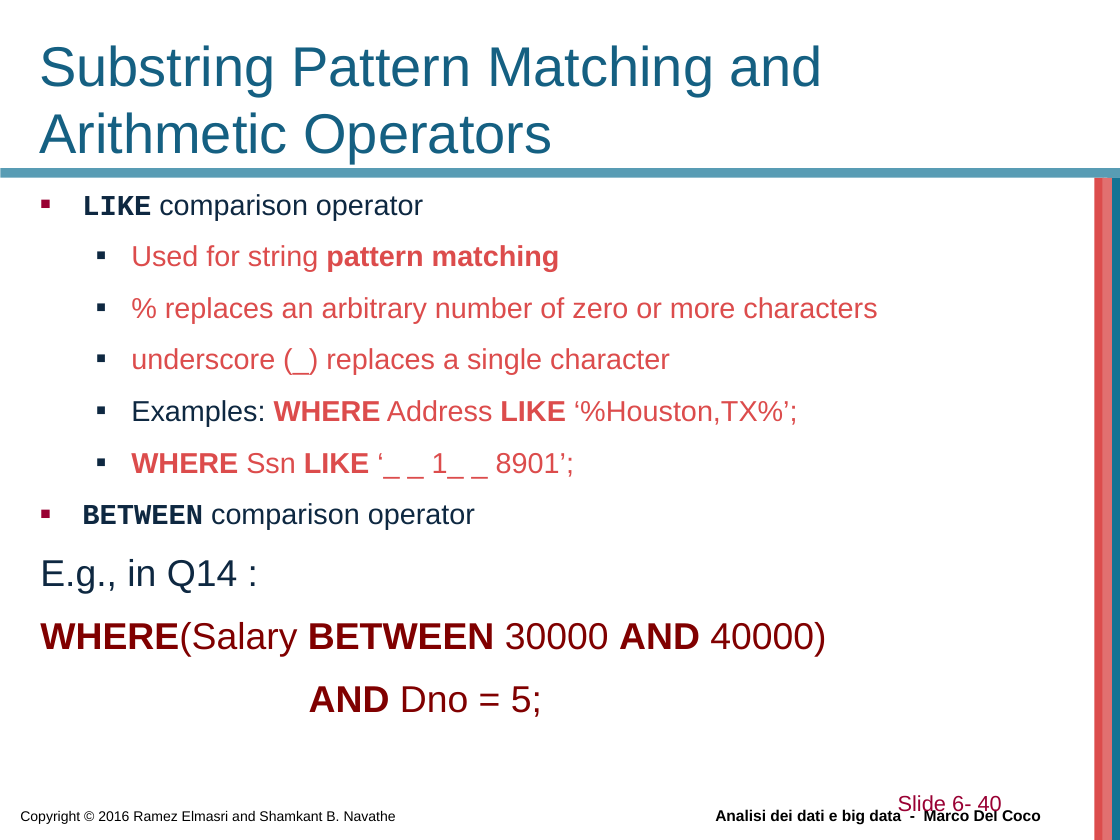
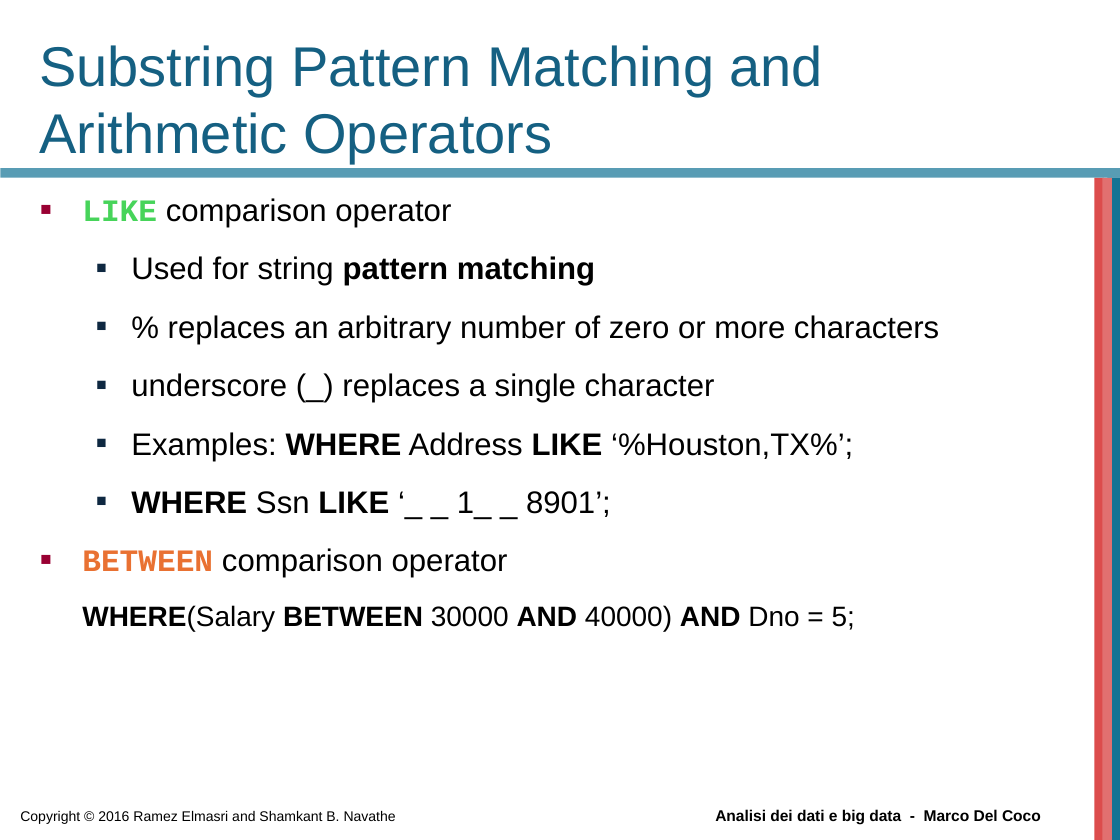
Before and after one commit to beppe2hd/AnalisiDati_BigData, a slide deck: slide 38 of materials/Chapter06.ppt (slide 36 before the commit). Drawn at 1120x840 pixels with LibreOffice and Linux fonts; fonts in the diff are those of the drawing; background and template pictures are left out. Boxes give left, top, right and bottom in pixels: in the first picture for what was removed or moved away, otherwise in the second. Text is boxed around its words. In the diff, an @@ line names an element or a change of style, - is before the commit and + after.

```diff
--- a/materials/Chapter06.ppt
+++ b/materials/Chapter06.ppt
@@ text at (82, 198, 939, 578): size 18.5 to 20 pt in "LIKE comparison operator", "Used for string pattern matching", "% replaces an arbitrary number of zero ...", "underscore (_) replaces a single character" and 3 more places; text colour #0E2841 to #47D45A in "LIKE"; text colour #0E2841 to #000000 in "comparison operator", "Examples:", "comparison operator"; text colour #DC4C4C to #000000 in "Used for string pattern matching", "% replaces an arbitrary number of zero ...", "underscore (_) replaces a single character", "WHERE Address LIKE ‘%Houston,TX%’;" and 1 more places; text colour #0E2841 to #E97132 in "BETWEEN"; line spacing 1.1 to 1.2 @@
@@ text at (82, 605, 855, 631): text changed; size 24.1 to 18 pt; text colour #800000 to #000000 @@
-E.g., in Q14 :
-WHERE(Salary BETWEEN 30000 AND 40000)
-AND Dno = 5;
+WHERE(Salary BETWEEN 30000 AND 40000) AND Dno = 5;
@@ text removed at (898, 795, 1002, 816) @@
-Slide 6- 40
```
Also in this commit, not shown: 20 other slides changed, 3 slides added, 5 slides removed, 6 other files.
